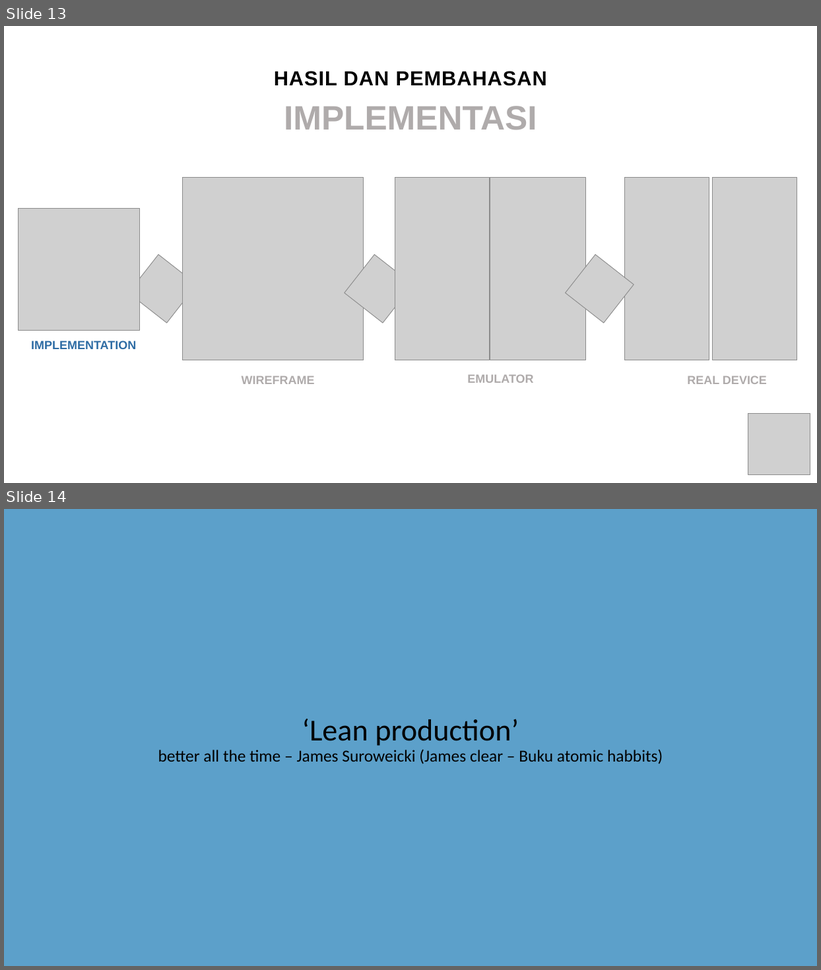
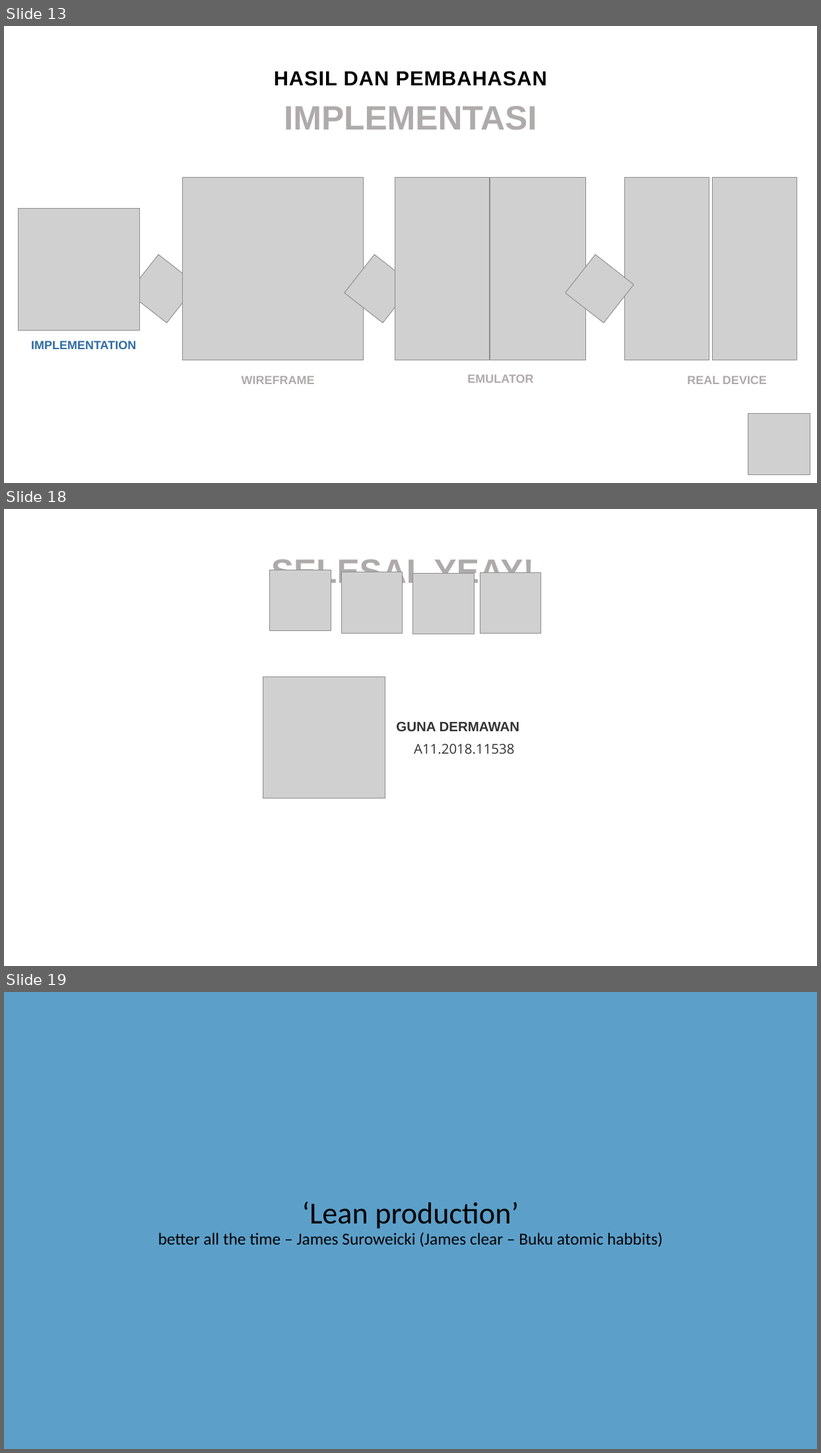
Before and after one commit to gunadermawan/skripsi, a slide deck: dokumen/ppt_skripsi.pptx. Shown one above the other, each under a label of ours: slides 13 and 14 before the commit, slides 13, 18 and 19 after it; the slides between them are not shown. The pictures are 821x970 and 821x1453 pixels, drawn with LibreOffice and Linux fonts; fonts in the diff are those of the drawing; grey boxes stand for pictures. Boxes give left, top, right and bottom in pixels: in the first picture for what was removed or moved away, otherwise in the second. Text is boxed around its words. In the diff, an @@ line names an element or a change of style, - is before the commit and + after.

```diff
--- a/dokumen/ppt_skripsi.pptx
+++ b/dokumen/ppt_skripsi.pptx
@@ slide 18 added at box(4, 509, 817, 966), background #FFFFFF @@
@@ text added at box(271, 556, 535, 590), 40 pt, text #AFABAB, bold @@
+SELESAI, YEAY!
@@ picture added at box(270, 570, 331, 631) @@
@@ picture added at box(341, 572, 403, 634) @@
@@ picture added at box(413, 573, 475, 634) @@
@@ picture added at box(481, 572, 541, 634) @@
@@ picture added at box(263, 677, 385, 799) @@
@@ text added at box(396, 722, 520, 731), 16 pt, text #333333, bold @@
+GUNA DERMAWAN
@@ text added at box(414, 744, 514, 755), 16 pt, text #333333 @@
+A11.2018.11538
@@ what was slide 14 is now slide 19 @@
```
Also in this commit, not shown: 1 slide changed, 5 other slides added.
